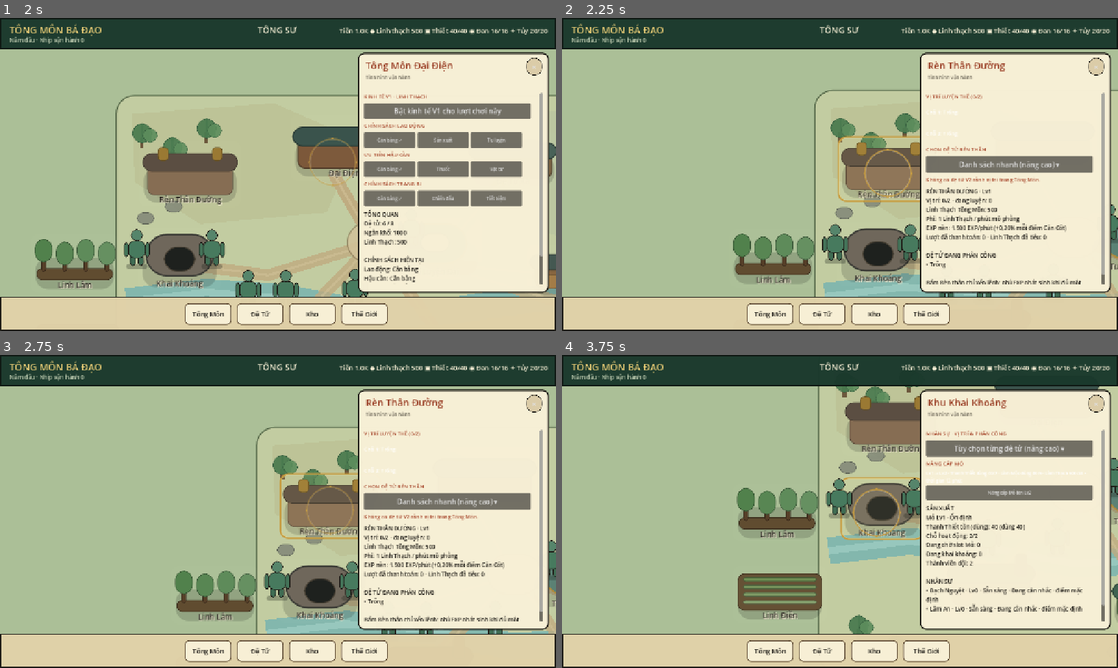
Above: before the commit, frames 1-4 (two rows, left to right).
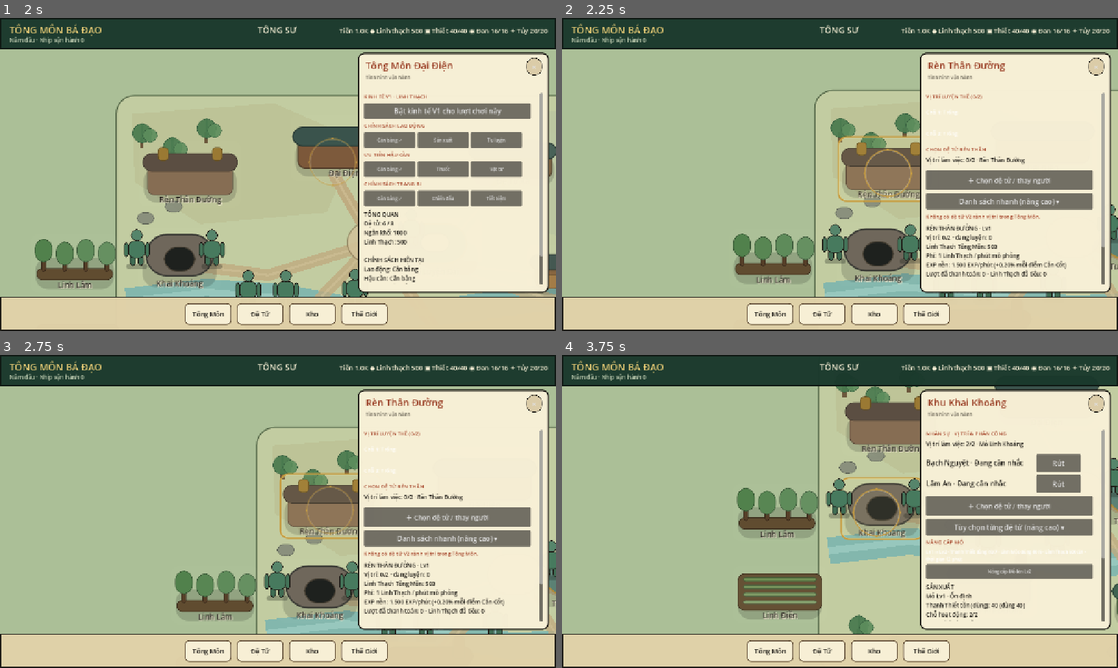
Above: after the commit, the same moments.

Repository: vuanhtuan161094-byte/TongMonBaDao
Game: Godot game, scene res://scenes/p3/p3_2_landscape_sect.tscn
Same seed, same stepped clock (60 frames per second), same inputs: the game is played once before the commit and once after it.
Inputs (mouse positions are in pixels of both pictures, inside the frame that each line leads up to):
- Up to frame 1 (2 s): click (278, 89) at 0.5 s; click (511, 161) at 1.25 s
- Up to frame 2 (2.25 s): click (751, 174) at 2 s
- Up to frame 3 (2.75 s): no input
- Up to frame 4 (3.75 s): click (990, 667) at 2.75 s; click (884, 589) at 3.5 s

Frame 1 is identical in both runs. In frame 2, 6.8% of the frame differs, in the area x 65-98%, y 44-86%; in frame 3, 6.8%; in frame 4, 9.6%, in the area x 65-98%, y 27-86%.
Error before the commit: Invalid access to property or key 'name' on a base object of type 'RefCounted (BuildingState)'. (res://src/presentation/p3_2_landscape_sect.gd:708)

Commit message:
fix(gui): use real BuildingState.display_name and keep roster accessible when slots full

Diff:
--- a/godot/src/presentation/p3_2_landscape_sect.gd
+++ b/godot/src/presentation/p3_2_landscape_sect.gd
@@ -705,7 +705,7 @@
     var holders := bs.active_worker_ids(state,building)
     var slots := bs.worker_slots(building)
     var line := Label.new()
-    line.text = "Vị trí làm việc: %d/%d · %s" % [holders.size(),slots,str(building.name)]
+    line.text = "Vị trí làm việc: %d/%d · %s" % [holders.size(),slots,building.display_name]
     line.custom_minimum_size = Vector2(384,25)
     line.add_theme_color_override("font_color",INK)
     line.add_theme_font_size_override("font_size",13)
@@ -740,8 +740,8 @@
     launch.text = "＋ Chọn đệ tử / thay người"
     launch.custom_minimum_size = Vector2(384,46)
     launch.add_theme_font_size_override("font_size",15)
-    launch.disabled = holders.size() >= slots or building.status != BuildingSystem.STATUS_ACTIVE
-    launch.tooltip_text = "Rút người rảnh trước khi chọn người thay thế." if launch.disabled else "Mở danh sách có tìm kiếm, lọc và sắp xếp cấp nghề."
+    launch.disabled = building.status != BuildingSystem.STATUS_ACTIVE
+    launch.tooltip_text = "Công trình chưa hoạt động." if launch.disabled else ("Đã đủ người: xem ứng viên và rút người khi mẻ hoàn tất." if holders.size() >= slots else "Tìm kiếm và phân công theo cấp nghề.")
     launch.pressed.connect(_open_workforce_picker.bind(building.id,profession,group_id))
     building_management_container.add_child(launch)
 
@@ -1605,7 +1605,8 @@
     var legacy_rows := _new_advanced_roster("Tùy chọn từng đệ tử (nâng cao)")
     var ids: Array = state.disciples.keys()
     ids.sort()
-    for raw_id in ids:
+    # Old commands retained for locked tests, but do not create 3,000 hidden rows.
+    for raw_id in ids.slice(0,mini(ids.size(),24)):
         var disciple: DiscipleState = state.disciples[raw_id]
         var row := _new_management_row(disciple,legacy_rows)
         var in_group := disciple.work_group_id == group_id
@@ -1708,7 +1709,7 @@
     var active_ids := buildings.active_worker_ids(state, field)
     var ids: Array = state.disciples.keys()
     ids.sort()
-    for raw_id in ids:
+    for raw_id in ids.slice(0,mini(ids.size(),24)):
         var disciple: DiscipleState = state.disciples[raw_id]
         var row := _new_management_row(disciple,field_advanced)
         var in_group := disciple.work_group_id == &"herbalism_crew"
